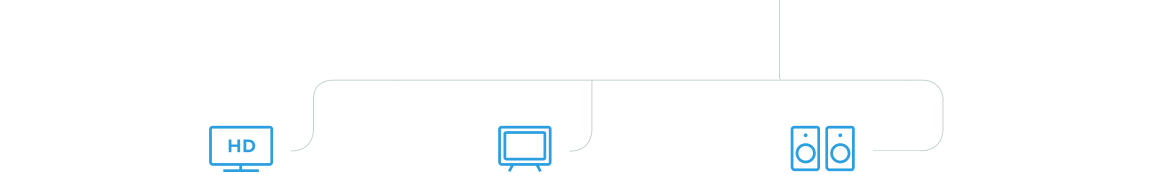
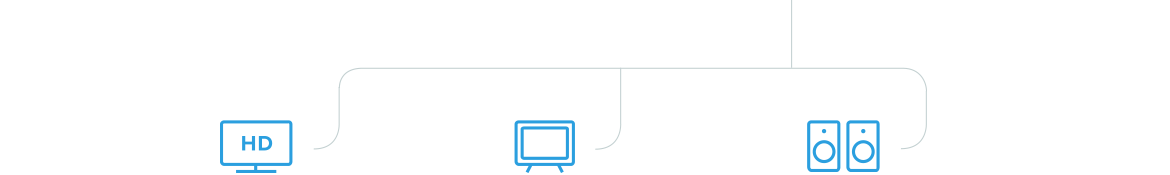
Comparing the layer stacks of the two 1170 x 175 images. Changes:
removed layer "Layer 4" over [left=779, top=0, right=780, bottom=79]
removed layer "Layer 3" over [left=209, top=79, right=944, bottom=172]
added layer "Vector Smart Object" above "Background" over [left=220, top=0, right=927, bottom=173]
